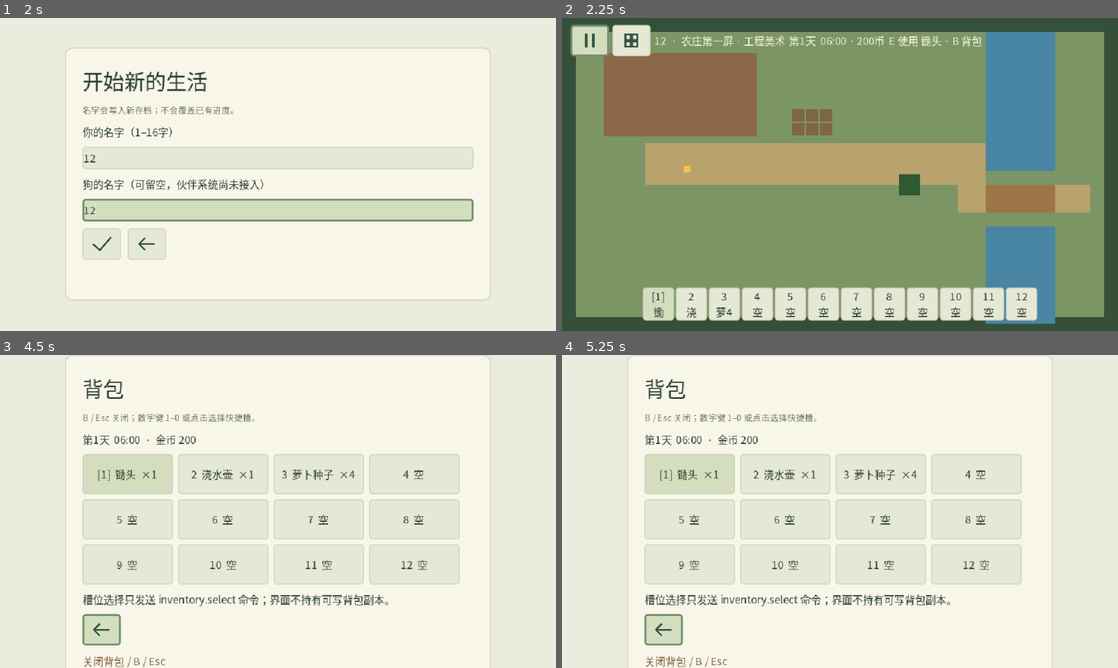
Above: before the commit, frames 1-4 (two rows, left to right).
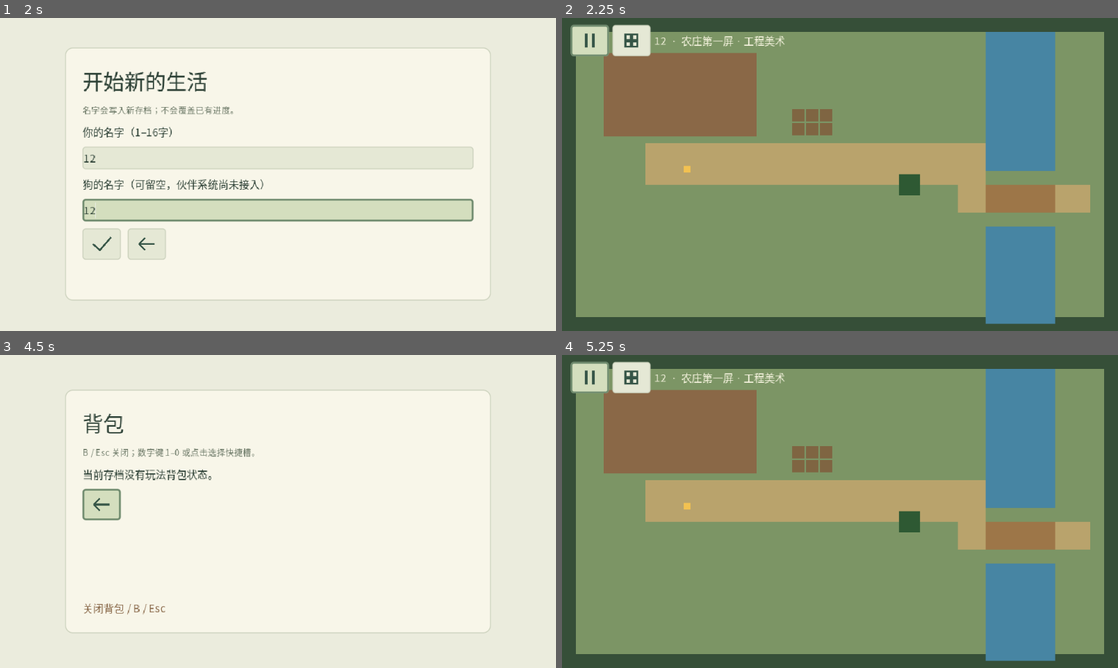
Above: after the commit, the same moments.

Repository: natefox2017/qingfeng
Game: Godot game, scene res://app/main.tscn
The game is run twice, just before and just after one commit, with the same random seed, the same clock (stepped at 60 frames per second) and the same inputs.
Inputs (mouse positions are in pixels of both pictures, inside the frame that each line leads up to; where the layout moved, square brackets give the same spot in the first picture):
- Up to frame 1 (2 s): click (144, 187) at 0.52 s; click (278, 158) at 1.27 s; type "12" at 1.35 s; click (278, 208) at 1.5 s; type "12" at 1.58 s
- Up to frame 2 (2.25 s): click (662, 243) at 2.02 s
- Up to frame 3 (4.5 s): click (27, 376) at 2.77 s; click (100, 524) at 3.52 s; click (66, 376) at 4.27 s
- Up to frame 4 (5.25 s): click (662, 505) [689, 473] at 5 s

Frame 1 is identical in both runs. In frame 2, 7.7% of the frame differs, in the area x 14-86%, y 5-97%; in frame 3, 8.7%; in frame 4, 99%, in the area x 0-100%, y 0-100%.
Error after the commit: Parse Error: Cannot infer the type of "minute" variable because the value doesn't have a set type. (res://systems/economy_coordinator.gd:50)

Commit message:
Route shop economy through gameplay session

Diff:
--- a/game/app/gameplay_session.gd
+++ b/game/app/gameplay_session.gd
@@ -11,6 +11,7 @@
 const FARMING = preload("res://systems/farming_coordinator.gd")
 const STORAGE = preload("res://systems/storage_domain.gd")
 const STORAGE_TRANSFER = preload("res://systems/storage_transfer.gd")
+const ECONOMY = preload("res://systems/economy_coordinator.gd")
 
 var configuration_error := ""
 var content: Dictionary = {}
@@ -22,6 +23,7 @@
 var farming: RefCounted
 var storage: RefCounted
 var storage_transfer: RefCounted
+var economy: RefCounted
 var _plot_definitions: Array = []
 
 func _init(plot_definitions: Array = [], content_override: Dictionary = {}) -> void:
@@ -45,7 +47,8 @@
 	farming = FARMING.new(inventory,farm,content)
 	storage = STORAGE.new(content)
 	storage_transfer = STORAGE_TRANSFER.new(inventory,storage)
-	if not clock.is_configured() or not inventory.is_configured() or not wallet.is_configured() or not farm.is_configured() or not farming.is_configured() or not storage.is_configured() or not storage_transfer.is_configured():
+	economy = ECONOMY.new(inventory,wallet,clock,content)
+	if not clock.is_configured() or not inventory.is_configured() or not wallet.is_configured() or not farm.is_configured() or not farming.is_configured() or not storage.is_configured() or not storage_transfer.is_configured() or not economy.is_configured():
 		configuration_error = "GAMEPLAY_SESSION_DOMAIN_INVALID"
 
 func is_configured() -> bool:
@@ -59,6 +62,8 @@
 		return journal.execute(command,inventory.handle_select)
 	if action == "storage.transfer":
 		return journal.execute(command,storage_transfer.handle)
+	if action.begins_with("economy."):
+		return journal.execute(command,economy.handle)
 	if action.begins_with("farm."):
 		return journal.execute(command,farming.handle)
 	return journal.execute(command,Callable(self,"_unsupported_command"))
@@ -180,6 +185,7 @@
 		"inventory":inventory.projection(),
 		"items":_item_projection(),
 		"wallet":wallet.projection(),
+		"shop":economy.projection(),
 		"storage":storage.projection(),
 		"farm":farm.projection()
 	}
@@ -244,7 +250,8 @@
 		return false
 	var next_farming: RefCounted = FARMING.new(next_inventory,next_farm,content)
 	var next_storage_transfer: RefCounted = STORAGE_TRANSFER.new(next_inventory,next_storage)
-	if not next_farming.is_configured() or not next_storage_transfer.is_configured():
+	var next_economy: RefCounted = ECONOMY.new(next_inventory,next_wallet,next_clock,content)
+	if not next_farming.is_configured() or not next_storage_transfer.is_configured() or not next_economy.is_configured():
 		return false
 	clock = next_clock
 	inventory = next_inventory
@@ -253,6 +260,7 @@
 	farming = next_farming
 	storage = next_storage
 	storage_transfer = next_storage_transfer
+	economy = next_economy
 	journal = next_journal
 	return true
 
